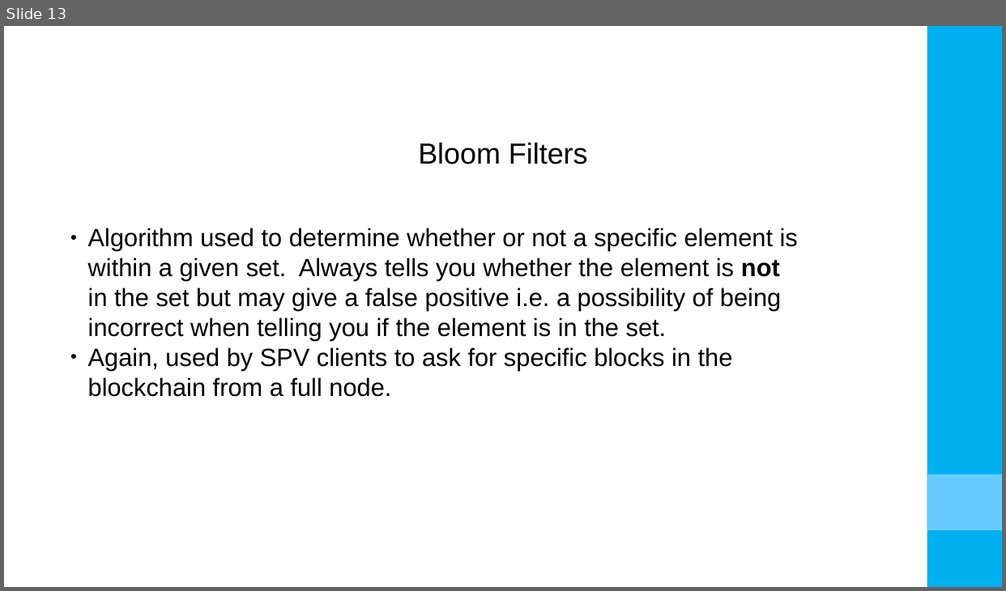
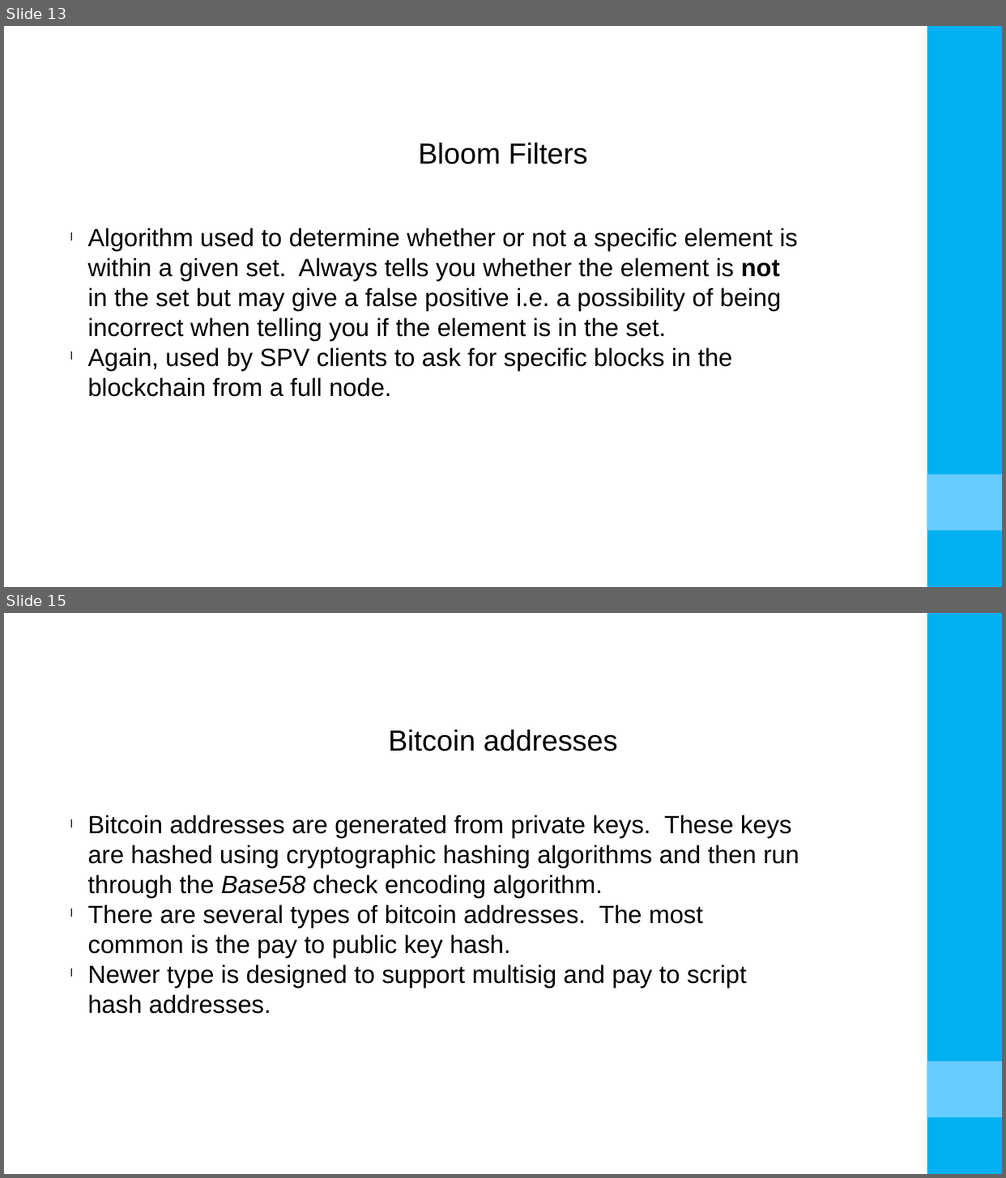
Before and after one commit to redmage123/btcworkshop, a slide deck: docs/BTC Webinar.pptx. Shown one above the other, each under a label of ours: slide 13 before the commit, slides 13 and 15 after it; the slides between them are not shown. The pictures are 1006x591 and 1006x1178 pixels, drawn with LibreOffice and Linux fonts; fonts in the diff are those of the drawing; background and template pictures are left out. Boxes give left, top, right and bottom in pixels: in the first picture for what was removed or moved away, otherwise in the second. Text is boxed around its words. In the diff, an @@ line names an element or a change of style, - is before the commit and + after.

Commit message:
Added slides for bitcoin wallets and addresses to webinar presentation

```diff
--- a/docs/BTC Webinar.pptx
+++ b/docs/BTC Webinar.pptx
@@ slide 15 added at (x1=4, y1=613, x2=1002, y2=1174), background #FFFFFF; not listed: 2 template elements that a slide beside it also shows @@
@@ text added at (x1=388, y1=730, x2=618, y2=752), 28 pt, text #000000 @@
+Bitcoin addresses
@@ text added at (x1=88, y1=815, x2=799, y2=1014), 24 pt, text #000000 @@
+l Bitcoin addresses are generated from private keys. These keys are hashed using cryptographic hashing algorithms and then run through the Base58 check encoding algorithm.
+l There are several types of bitcoin addresses. The most common is the pay to public key hash.
+l Newer type is designed to support multisig and pay to script hash addresses.
@@ slide 13 changed as well @@
@@ text "Algorithm used to determine whether ..." at (x1=88, y1=228, x2=798, y2=397): bullet ● to l @@
```
Also in this commit, not shown: 17 other slides changed, 1 other slide added, 1 other file.
